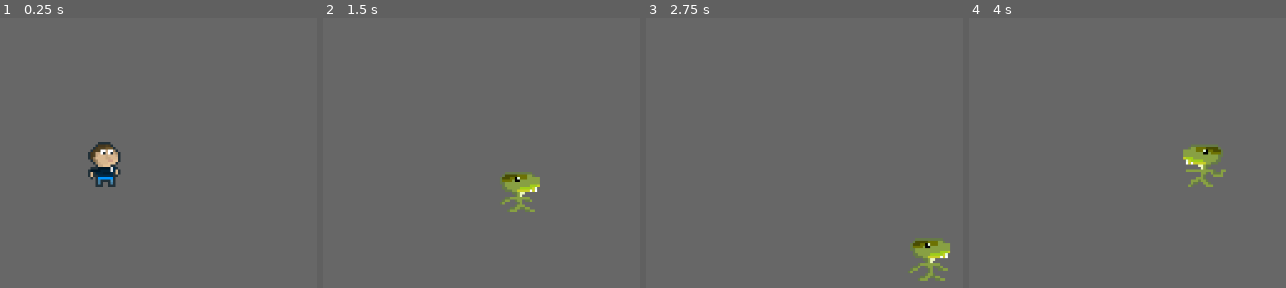
Above: before the commit, frames 1-4 (left to right).
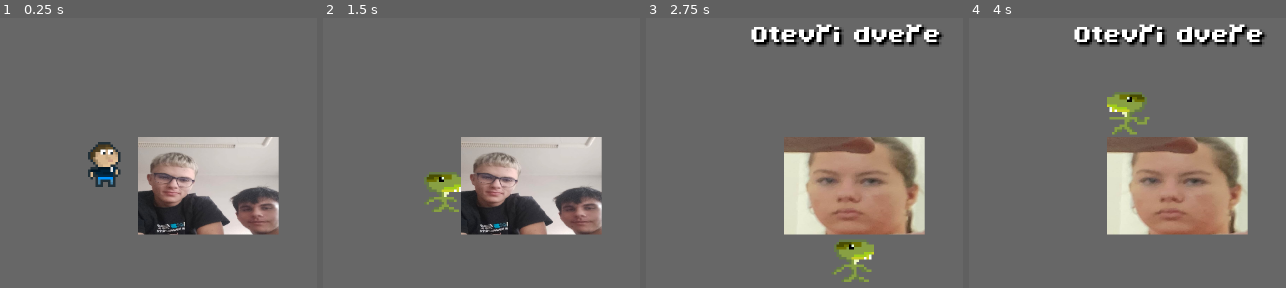
Above: after the commit, the same moments.

Repository: Asorkoo/RocnikovkaLockIn
Game: Godot game, scene res://Scenes/game_scene.tscn
Two runs of this game, one before a commit and one after it. Both use one fixed random seed, a clock stepped at 60 frames per second and the inputs below. This scene is started directly instead of the project's main scene.
Inputs:
- Up to frame 1 (0.25 s): no input
- Up to frame 2 (1.5 s): hold D (move_right) 0.53-1.28 s; hold E (interact) 0.53-1.28 s; hold S (move_down) from 1.28 s (still down); tap E (interact) at 1.35 s
- Up to frame 3 (2.75 s): release S (move_down) at 2.03 s; hold D (move_right) from 2.03 s (still down); hold E (interact) from 2.03 s (still down)
- Up to frame 4 (4 s): release D (move_right) at 2.78 s; release E (interact) at 2.78 s; hold W (move_up) 2.78-3.53 s; tap E (interact) at 2.85 s; hold A (move_left) from 3.53 s (still down); hold E (interact) from 3.53 s (still down)

The runs differ from the first frame. In frame 1, 15% of the frame differs, in the area x 43-89%, y 44-81%; in frame 2, 17%; in frame 3, 21%, in the area x 33-96%, y 2-98%; in frame 4, 20%.

Commit message:
I fixed doors yes

Diff:
--- a/Scenes/door.tscn
+++ b/Scenes/door.tscn
@@ -1,56 +1,44 @@
-[gd_scene load_steps=6 format=3 uid="uid://cjylvruw3qima"]
+[gd_scene load_steps=7 format=3 uid="uid://cjylvruw3qima"]
 
-[ext_resource type="Script" uid="uid://83eifd5bs05n" path="res://door.gd" id="1_w6aom"]
+[ext_resource type="Script" uid="uid://83eifd5bs05n" path="res://Scripts/door.gd" id="1_w6aom"]
+[ext_resource type="Texture2D" uid="uid://c61ln7vyrwjvs" path="res://Assets/photos/FLVZ3724.JPG" id="2_p0e35"]
+[ext_resource type="FontFile" uid="uid://x16mq6fxms5r" path="res://ByteBounce.ttf" id="3_fahql"]
 
-[sub_resource type="RectangleShape2D" id="RectangleShape2D_w6aom"]
+[sub_resource type="RectangleShape2D" id="RectangleShape2D_p0e35"]
+size = Vector2(55.999992, 39)
 
-[sub_resource type="Animation" id="Animation_w6aom"]
-resource_name = "open"
-tracks/0/type = "value"
-tracks/0/imported = false
-tracks/0/enabled = true
-tracks/0/path = NodePath("Sprite2D:rotation")
-tracks/0/interp = 1
-tracks/0/loop_wrap = true
-tracks/0/keys = {
-"times": PackedFloat32Array(0, 0.5),
-"transitions": PackedFloat32Array(1, 1),
-"update": 0,
-"values": [0.0, 1.5707964]
-}
+[sub_resource type="RectangleShape2D" id="RectangleShape2D_fahql"]
+size = Vector2(56, 71)
 
-[sub_resource type="Animation" id="Animation_p0e35"]
-length = 0.001
-tracks/0/type = "value"
-tracks/0/imported = false
-tracks/0/enabled = true
-tracks/0/path = NodePath("Sprite2D:rotation")
-tracks/0/interp = 1
-tracks/0/loop_wrap = true
-tracks/0/keys = {
-"times": PackedFloat32Array(0),
-"transitions": PackedFloat32Array(1),
-"update": 0,
-"values": [0.0]
-}
-
-[sub_resource type="AnimationLibrary" id="AnimationLibrary_p0e35"]
-_data = {
-&"RESET": SubResource("Animation_p0e35"),
-&"open": SubResource("Animation_w6aom")
-}
+[sub_resource type="GDScript" id="GDScript_fahql"]
 
 [node name="Door" type="Node2D"]
 script = ExtResource("1_w6aom")
 
-[node name="Sprite2D" type="Sprite2D" parent="."]
-
 [node name="StaticBody2D" type="StaticBody2D" parent="."]
+position = Vector2(-18.74074, 12)
 
 [node name="CollisionShape2D" type="CollisionShape2D" parent="StaticBody2D"]
-shape = SubResource("RectangleShape2D_w6aom")
+position = Vector2(19, -12.5)
+scale = Vector2(1.0000001, 1)
+shape = SubResource("RectangleShape2D_p0e35")
 
-[node name="AnimationPlayer" type="AnimationPlayer" parent="."]
-libraries = {
-&"": SubResource("AnimationLibrary_p0e35")
-}
+[node name="Sprite2D" type="Sprite2D" parent="."]
+position = Vector2(0.12963295, -0.53211784)
+scale = Vector2(0.070324086, 0.04873062)
+texture = ExtResource("2_p0e35")
+
+[node name="Area2D" type="Area2D" parent="."]
+
+[node name="CollisionShape2D" type="CollisionShape2D" parent="Area2D"]
+shape = SubResource("RectangleShape2D_fahql")
+
+[node name="Label" type="Label" parent="."]
+offset_left = -41.0
+offset_top = -67.0
+offset_right = 58.0
+offset_bottom = -44.0
+theme_override_colors/font_shadow_color = Color(0, 0, 0, 1)
+theme_override_fonts/font = ExtResource("3_fahql")
+text = "Otevři dveře"
+script = SubResource("GDScript_fahql")
--- a/Scenes/game_scene.tscn
+++ b/Scenes/game_scene.tscn
@@ -1,6 +1,7 @@
-[gd_scene load_steps=2 format=3 uid="uid://ecdj7jmsghys"]
+[gd_scene load_steps=3 format=3 uid="uid://ecdj7jmsghys"]
 
 [ext_resource type="PackedScene" uid="uid://dtiqtbjua4wjs" path="res://Scenes/player.tscn" id="1_x87qo"]
+[ext_resource type="PackedScene" uid="uid://cjylvruw3qima" path="res://Scenes/door.tscn" id="2_b6fju"]
 
 [node name="game_scene" type="Node2D"]
 
@@ -8,3 +9,6 @@
 
 [node name="Camera2D" type="Camera2D" parent="."]
 zoom = Vector2(4, 4)
+
+[node name="Door" parent="." instance=ExtResource("2_b6fju")]
+position = Vector2(42, 0)
--- a/Scenes/player.tscn
+++ b/Scenes/player.tscn
@@ -1,6 +1,6 @@
 [gd_scene load_steps=15 format=3 uid="uid://dtiqtbjua4wjs"]
 
-[ext_resource type="Script" uid="uid://cdcyu1353vbbu" path="res://player_movement.gd" id="1_cvnsp"]
+[ext_resource type="Script" uid="uid://cdcyu1353vbbu" path="res://Scripts/player_mvm_int.gd" id="1_cvnsp"]
 [ext_resource type="Texture2D" uid="uid://coadijxt7hwk3" path="res://Assets/sprites/dinoCharactersVersion1.1/sheets/DinoSprites - doux.png" id="2_cvnsp"]
 [ext_resource type="Texture2D" uid="uid://cgnxi7rmlitm5" path="res://Assets/sprites/dinoCharactersVersion1.1/sheets/DinoSprites - mort.png" id="2_vgqql"]
 
@@ -79,7 +79,7 @@
 
 [sub_resource type="RectangleShape2D" id="RectangleShape2D_6t5aa"]
 
-[node name="player" type="CharacterBody2D"]
+[node name="player" type="CharacterBody2D" groups=["player"]]
 script = ExtResource("1_cvnsp")
 
 [node name="sprite" type="AnimatedSprite2D" parent="."]
--- a/Scenes/settings.tscn
+++ b/Scenes/settings.tscn
@@ -1,6 +1,6 @@
 [gd_scene load_steps=4 format=3 uid="uid://cqs0xnxrtqdvk"]
 
-[ext_resource type="Script" uid="uid://b3d12eelq5pb5" path="res://settings.gd" id="1_i44u3"]
+[ext_resource type="Script" uid="uid://b3d12eelq5pb5" path="res://Scripts/settings.gd" id="1_i44u3"]
 [ext_resource type="FontFile" uid="uid://x16mq6fxms5r" path="res://ByteBounce.ttf" id="2_lhmql"]
 [ext_resource type="AudioStream" uid="uid://dc03ql1n6vigi" path="res://Uzi ft. Quavo - Go All Tha Way.mp3" id="3_lhmql"]
 
--- /dev/null
+++ b/Scripts/door.gd
@@ -0,0 +1,46 @@
+extends Node2D
+
+@onready var sprite = $Sprite2D
+@onready var static_body = $StaticBody2D
+@onready var collision = $StaticBody2D/CollisionShape2D
+@onready var area = $Area2D
+@onready var label = $Label
+
+
+var player_in_range = false
+var is_open = false
+
+func _ready():
+	area.body_entered.connect(_on_body_entered)
+	area.body_exited.connect(_on_body_exited)
+
+func _process(delta):
+	label.visible = player_in_range and not is_open
+	if player_in_range and Input.is_action_just_pressed("interact"):
+		toggle_door()
+
+func toggle_door():
+	is_open = !is_open
+
+	if is_open:
+		sprite.texture = preload("res://Assets/photos/FLVZ3724.JPG")
+		collision.disabled = true
+
+	else:
+		sprite.texture = preload("res://Assets/photos/RPNA6042.JPG")
+		collision.disabled = false
+		label.visible = false
+
+func _on_body_entered(body):
+	if body.is_in_group("player"):
+		player_in_range = true
+		label.visible = true
+		if is_open && player_in_range:
+			label.visible = false
+		elif !is_open:
+			label.visible = true
+
+func _on_body_exited(body):
+	if body.is_in_group("player"):
+		player_in_range = false
+		label.visible = false
--- a/door.gd
+++ /dev/null
@@ -1,16 +0,0 @@
-extends Node2D
-
-@onready var collision = $StaticBody2D/CollisionShape2D
-@onready var anim = $AnimationPlayer
-
-var is_open = false
-
-func interact():
-	is_open = !is_open
-
-	if is_open:
-		anim.play("open")
-		collision.set_deferred("disabled", true)
-	else:
-		anim.play("close")
-		collision.set_deferred("disabled", false)
Binary file added: Assets/photos/FLVZ3724.JPG
Not shown, added: Assets/photos/FLVZ3724.JPG.import
Binary file added: Assets/photos/RPNA6042.JPG
Not shown, added: Assets/photos/RPNA6042.JPG.import
Renamed: door.gd.uid -> Scripts/door.gd.uid
Renamed: player_movement.gd -> Scripts/player_movement.gd
Renamed: player_movement.gd.uid -> Scripts/player_movement.gd.uid
Renamed: settings.gd -> Scripts/settings.gd
Renamed: settings.gd.uid -> Scripts/settings.gd.uid
